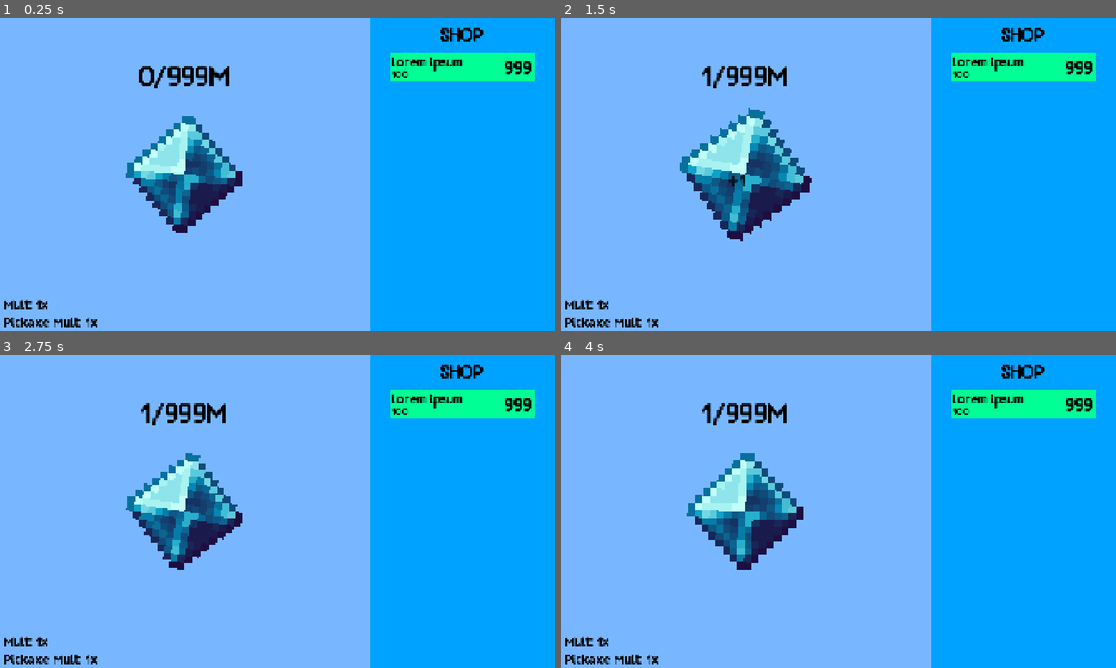
Above: before the commit, frames 1-4 (two rows, left to right).
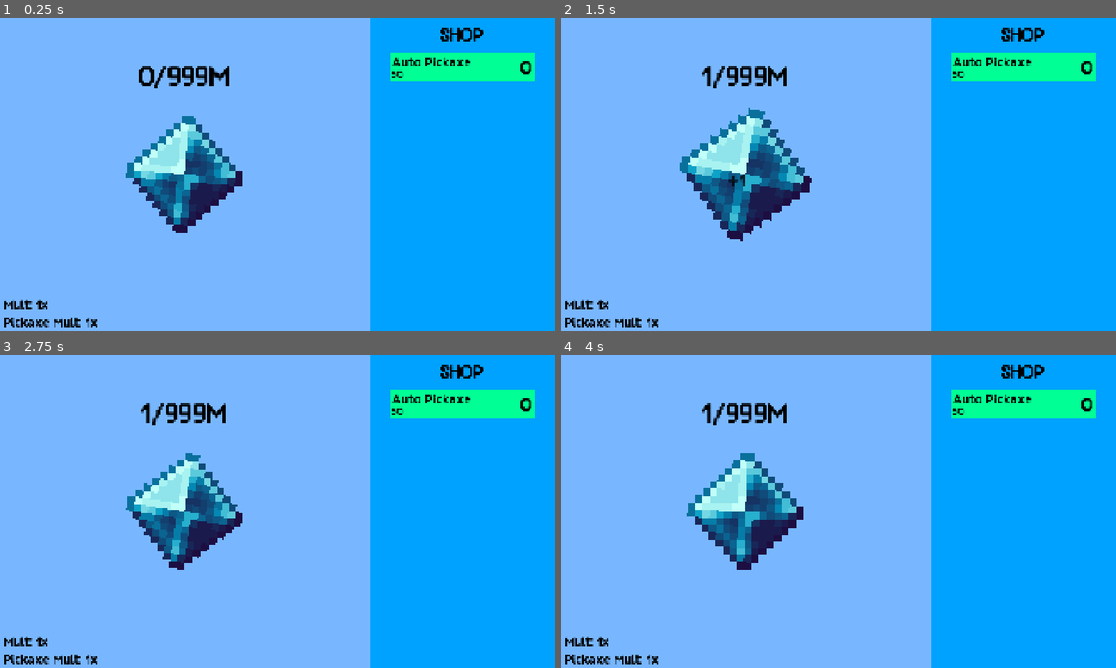
Above: after the commit, the same moments.

Repository: kyteidev/diamond-clicker-ultimate
Game: Godot game, scene res://scenes/game.tscn
The game is run twice, just before and just after one commit, with the same random seed, the same clock (stepped at 60 frames per second) and the same inputs.
Inputs (mouse positions are in pixels of both pictures, inside the frame that each line leads up to):
- Up to frame 1 (0.25 s): no input
- Up to frame 2 (1.5 s): move the mouse to (960, 158) at 0.52 s; click (960, 158) at 0.6 s; move the mouse to (727, 190) at 1.27 s; click (727, 190) at 1.35 s
- Up to frame 3 (2.75 s): move the mouse to (333, 442) at 2.02 s; click (333, 442) at 2.1 s
- Up to frame 4 (4 s): move the mouse to (810, 574) at 2.77 s; click (810, 574) at 2.85 s; move the mouse to (1005, 558) at 3.52 s; click (1005, 558) at 3.6 s

The runs differ from the first frame. In frame 1, 0.4% of the frame differs, in the area x 70-96%, y 12-20%; in frame 2, 0.4%; in frame 3, 0.4%; in frame 4, 0.4%.

Commit message:
add shop item rendering

Diff:
--- a/project.godot
+++ b/project.godot
@@ -18,6 +18,7 @@
 [autoload]
 
 StateManager="*uid://b4e2p14681v3r"
+UpgradesManager="*uid://blvx6lcq3uq0q"
 
 [display]
 
--- a/scenes/game.tscn
+++ b/scenes/game.tscn
@@ -1,10 +1,10 @@
 [gd_scene format=3 uid="uid://dqsycxv6cyyyo"]
 
-[ext_resource type="PackedScene" uid="uid://c10oj80antevi" path="res://scenes/shop_item.tscn" id="1_uwrxv"]
 [ext_resource type="Texture2D" uid="uid://day72o4fs8s57" path="res://assets/sprites/gem_sapphire_large.png" id="1_yqjtg"]
 [ext_resource type="Script" uid="uid://bta4yg2km3kqi" path="res://scripts/diamond.gd" id="2_lnu2h"]
 [ext_resource type="FontFile" uid="uid://byhs35j54epxn" path="res://assets/fonts/groundhog.ttf" id="3_iywne"]
 [ext_resource type="Script" uid="uid://b78uhgsmmy2lq" path="res://scripts/mult_container.gd" id="3_lbhrr"]
+[ext_resource type="Script" uid="uid://4rgl3eussoow" path="res://scripts/shop.gd" id="5_p57ef"]
 
 [sub_resource type="LabelSettings" id="LabelSettings_yqjtg"]
 font = ExtResource("3_iywne")
@@ -135,10 +135,9 @@
 [node name="ShopContainer" type="VBoxContainer" parent="ShopPanel/ShopScrollContainer" unique_id=909014674]
 layout_mode = 2
 size_flags_horizontal = 3
+theme_override_constants/separation = 16
 alignment = 1
-
-[node name="ShopItem1" parent="ShopPanel/ShopScrollContainer/ShopContainer" unique_id=1439018708 instance=ExtResource("1_uwrxv")]
-layout_mode = 2
+script = ExtResource("5_p57ef")
 
 [connection signal="mouse_entered" from="GamePanel/Diamond" to="GamePanel/Diamond" method="_on_mouse_entered"]
 [connection signal="mouse_exited" from="GamePanel/Diamond" to="GamePanel/Diamond" method="_on_mouse_exited"]
--- /dev/null
+++ b/scripts/managers/upgrades_manager.gd
@@ -0,0 +1,3 @@
+extends Node
+
+const UPGRADES = [{ "name": "Auto Pickaxe", "cost": 50 }]
--- /dev/null
+++ b/scripts/shop.gd
@@ -0,0 +1,18 @@
+extends VBoxContainer
+
+const ITEM_SCENE = preload("res://scenes/shop_item.tscn")
+
+var um := UpgradesManager
+
+
+func _ready() -> void:
+	# set up shop items
+	var item: ShopItem = ITEM_SCENE.instantiate()
+	for upgrade in um.UPGRADES:
+		var data = ShopItemData.new()
+		data.name = upgrade.name
+		data.cost = upgrade.cost
+		data.count = 0
+
+		add_child(item)
+		item.setup(data)
Not shown, added: scripts/managers/upgrades_manager.gd.uid
Not shown, added: scripts/shop.gd.uid
